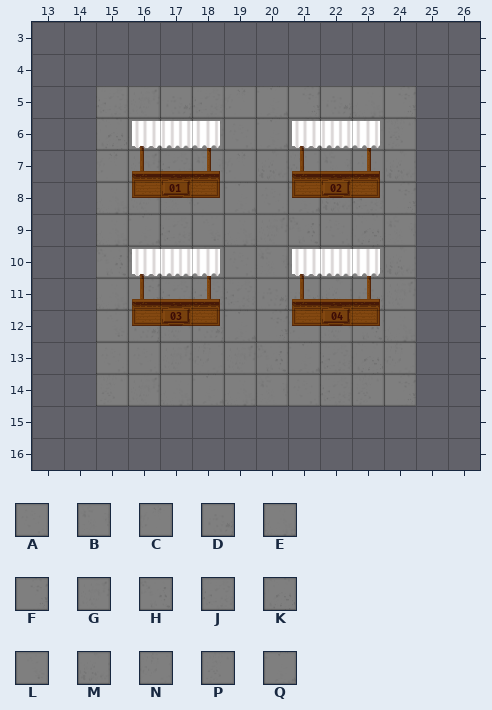
One commit to this Tiled map (JSON): maps/fair-demo.json. Above, as it was before the edit.
Cells are 32x32 px. Shown: x 13..26, y 3..16.
Key: from "erba_outdoor_buildings": A 27, B 28, C 29, D 30, E 31, F 43, G 44, H 45, J 46, K 47, L 59, M 60, N 61, P 62, Q 63.
_ is an empty cell, # one hidden under a higher layer.
Layers that did not change in this view are not listed.
Layer "bottom" before, first column x 13:
 3 ______________
 4 ______________
 5 __JGDJCQFDEF__
 6 __KBPGAQFJNP__
 7 __CGJBCMNBAM__
 8 __EGBCQAQMJF__
 9 __E###EG###B__
10 __HHEPABNGKM__
11 __EFJJJDDMDG__
12 __LDGDQFCGHE__
13 __A###GH###N__
14 __PGEQEBAJPF__
15 ______________
16 ______________
Once edited:
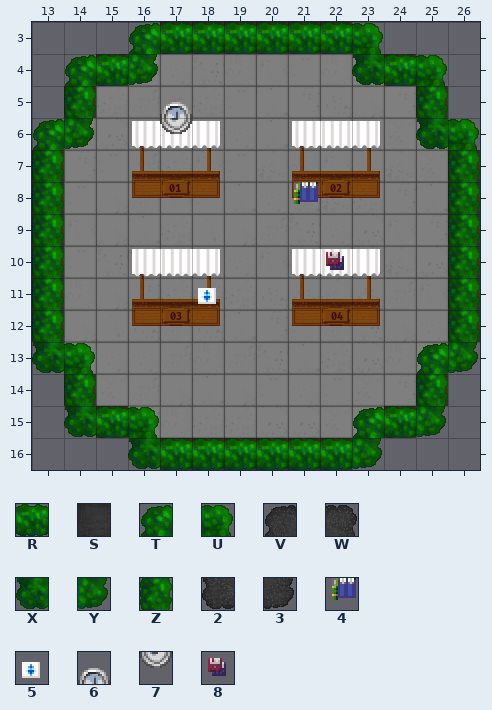
Further tiles: from "erba_outdoor": R 1, S 3, T 8, U 9, V 11, W 12, X 16, Y 17, Z 18, 2 19, 3 20; from "tilesets_deviant_milkian_1": 4 16, 5 103, 6 166, 7 182, 8 241.
Tiles of an added or newly shown layer are drawn over the layers below it.
From the commit log: Deploying to gh-pages from master @ a04b79b190d4c952b579825d4bcfe202f74273a6 🚀
Edits made:
{"where": "layer \"bottom\""}
{"y":3,"x":16,"old":"________","new":"VSSSSSSW"}
{"y":4,"x":14,"old":"____________","new":"VSBAHNBCNJSW"}
{"y":5,"x":14,"old":"_","new":"S"}
{"y":5,"x":25,"old":"_","new":"S"}
{"y":6,"x":13,"old":"__","new":"VB"}
{"y":6,"x":25,"old":"__","new":"JW"}
{"y":7,"x":13,"old":"__","new":"SF"}
{"y":7,"x":25,"old":"__","new":"PS"}
{"y":8,"x":13,"old":"__","new":"SC"}
{"y":8,"x":25,"old":"__","new":"QS"}
{"y":9,"x":13,"old":"__","new":"SB"}
{"y":9,"x":25,"old":"__","new":"FS"}
{"y":10,"x":13,"old":"__","new":"SC"}
{"y":10,"x":25,"old":"__","new":"KS"}
{"y":11,"x":13,"old":"__","new":"SN"}
{"y":11,"x":25,"old":"__","new":"BS"}
{"y":12,"x":13,"old":"__","new":"SE"}
{"y":12,"x":25,"old":"__","new":"AS"}
{"y":13,"x":13,"old":"__","new":"2A"}
{"y":13,"x":25,"old":"__","new":"F3"}
{"y":14,"x":14,"old":"_","new":"S"}
{"y":14,"x":25,"old":"_","new":"S"}
{"y":15,"x":14,"old":"____________","new":"2SFNJJKKPBS3"}
{"y":16,"x":16,"old":"________","new":"2SSSSSS3"}
{"where": "layer \"greenery\" (added)"}
{"y":3,"x":16,"old":"________","new":"TRRRRRRU"}
{"y":4,"x":14,"old":"___","new":"TRY"}
{"y":4,"x":23,"old":"___","new":"XRU"}
{"y":5,"x":14,"old":"_","new":"Z"}
{"y":5,"x":25,"old":"_","new":"Z"}
{"y":6,"x":13,"old":"__","new":"TY"}
{"y":6,"x":25,"old":"__","new":"XU"}
{"y":7,"x":13,"old":"_","new":"Z"}
{"y":7,"x":26,"old":"_","new":"Z"}
{"y":8,"x":13,"old":"_","new":"Z"}
{"y":8,"x":26,"old":"_","new":"Z"}
{"y":9,"x":13,"old":"_","new":"Z"}
{"y":9,"x":26,"old":"_","new":"Z"}
{"y":10,"x":13,"old":"_","new":"Z"}
{"y":10,"x":26,"old":"_","new":"Z"}
{"y":11,"x":13,"old":"_","new":"Z"}
{"y":11,"x":26,"old":"_","new":"Z"}
{"y":12,"x":13,"old":"_","new":"Z"}
{"y":12,"x":26,"old":"_","new":"Z"}
{"y":13,"x":13,"old":"__","new":"XU"}
{"y":13,"x":25,"old":"__","new":"TY"}
{"y":14,"x":14,"old":"_","new":"Z"}
{"y":14,"x":25,"old":"_","new":"Z"}
{"y":15,"x":14,"old":"___","new":"XRU"}
{"y":15,"x":23,"old":"___","new":"TRY"}
{"y":16,"x":16,"old":"________","new":"XRRRRRRY"}
{"where": "layer \"environment-deco\" (added)"}
{"y":8,"x":21,"old":"_","new":"4"}
{"where": "layer \"top_deco\" (added)"}
{"y":5,"x":17,"old":"_","new":"6"}
{"y":6,"x":17,"old":"_","new":"7"}
{"y":10,"x":22,"old":"_","new":"8"}
{"y":11,"x":18,"old":"_","new":"5"}
{"label":"added","picture_box":[32,22,480,470]}
